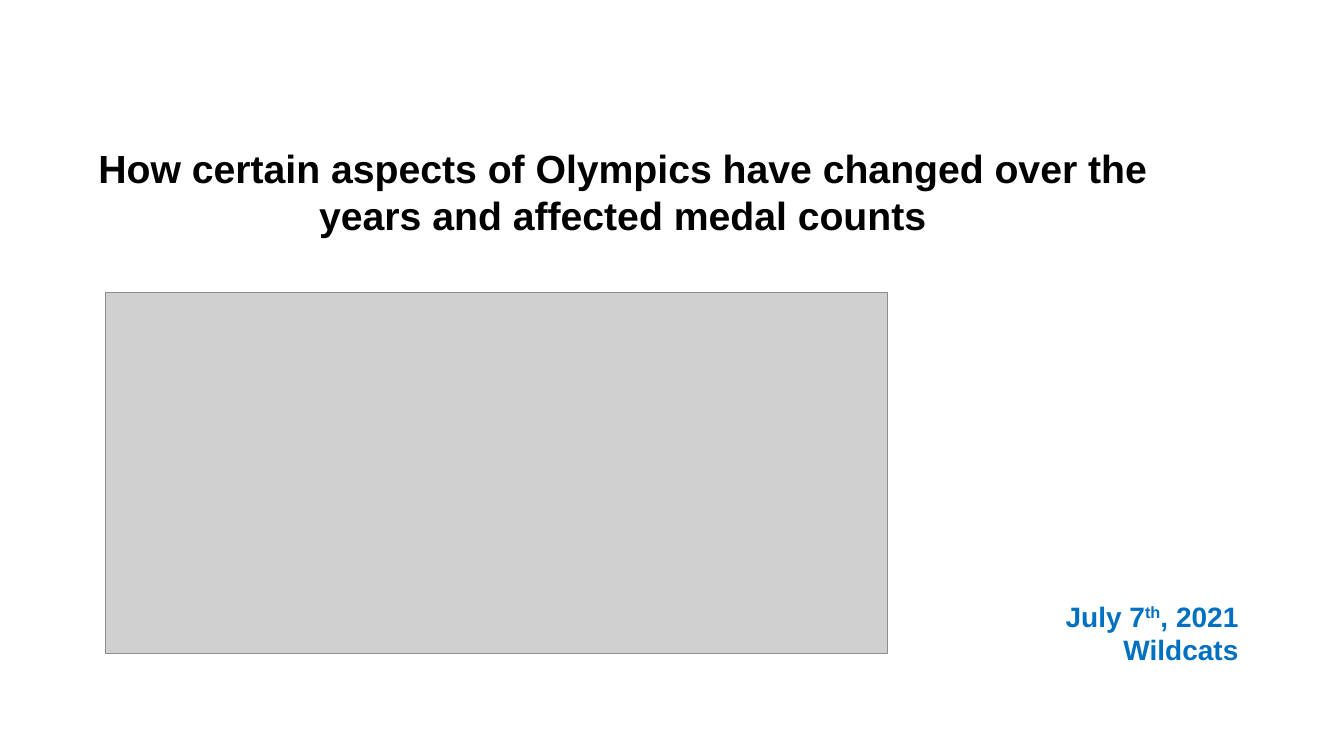
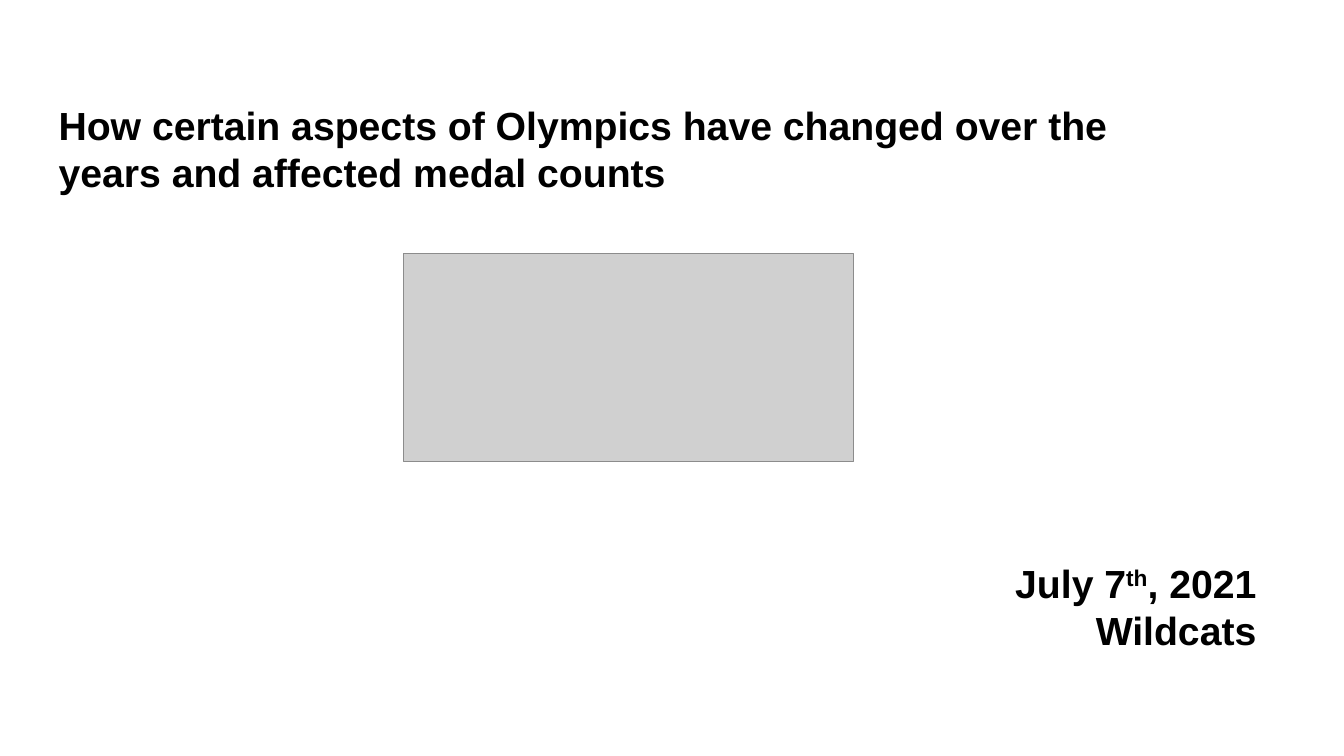
Before and after one commit to sissa81/project1, a slide deck: slide 1 of olympics by wildcats.pptx. Drawn at 1344x756 pixels with LibreOffice and Linux fonts; fonts in the diff are those of the drawing; grey boxes stand for pictures. Boxes give left, top, right and bottom in pixels: in the first picture for what was removed or moved away, otherwise in the second. Text is boxed around its words. In the diff, an @@ line names an element or a change of style, - is before the commit and + after.

```diff
--- a/olympics by wildcats.pptx
+++ b/olympics by wildcats.pptx
@@ text "How certain aspects of Olympics ...": place and size @@
-text "How certain aspects of Olympics ..." at box(98, 154, 1147, 238)
+text "How certain aspects of Olympics ..." at box(59, 111, 1107, 195)
@@ text "How certain aspects of Olympics ..." at box(59, 111, 1107, 195): alignment centre to left @@
@@ picture: place and size @@
-picture at box(106, 292, 888, 653)
+picture at box(403, 254, 854, 462)
@@ text "July 7th, 2021": place and size @@
-text "July 7th, 2021" at box(1066, 606, 1238, 661)
+text "July 7th, 2021" at box(1015, 569, 1257, 646)
@@ text "July 7th, 2021" at box(1015, 569, 1257, 646): size 20 to 28 pt, text colour #0070C0 to #000000 @@
```
Also in this commit, not shown: 5 other slides changed, 6 slides added, 3 slides removed.
